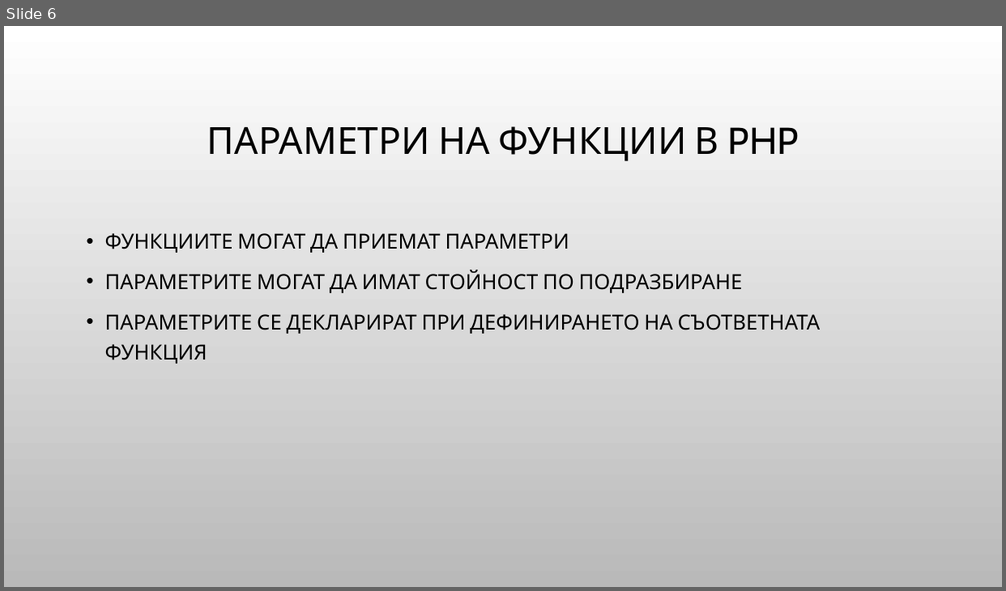
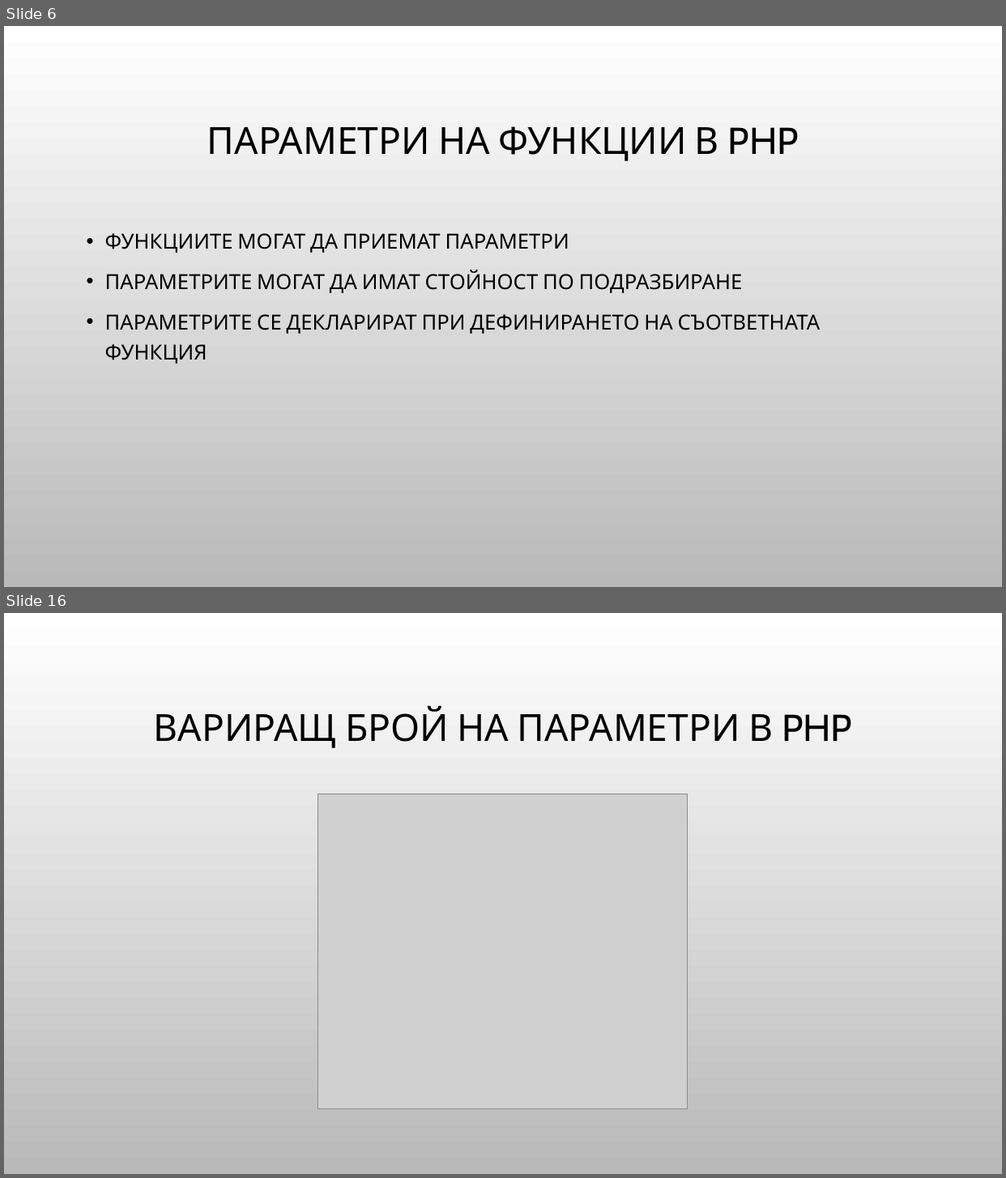
Before and after one commit to Bilyukov/php-mysql-course, a slide deck: 06.php-bacics-4.pptx. Shown one above the other, each under a label of ours: slide 6 before the commit, slides 6 and 16 after it; the slides between them are not shown. The pictures are 1006x591 and 1006x1178 pixels, drawn with LibreOffice and Linux fonts; fonts in the diff are those of the drawing; grey boxes stand for pictures; background and template pictures are left out. Boxes give left, top, right and bottom in pixels: in the first picture for what was removed or moved away, otherwise in the second. Text is boxed around its words. In the diff, an @@ line names an element or a change of style, - is before the commit and + after.

```diff
--- a/06.php-bacics-4.pptx
+++ b/06.php-bacics-4.pptx
@@ slide 16 added at [4, 613, 1002, 1174], background picture (left out) @@
@@ title added at [154, 706, 852, 748], 36 pt, text #000000 @@
+ВАРИРАЩ БРОЙ НА ПАРАМЕТРИ В PHP
@@ picture added at [318, 794, 688, 1110] @@
```
Also in this commit, not shown: 15 other slides added, 5 other files.
